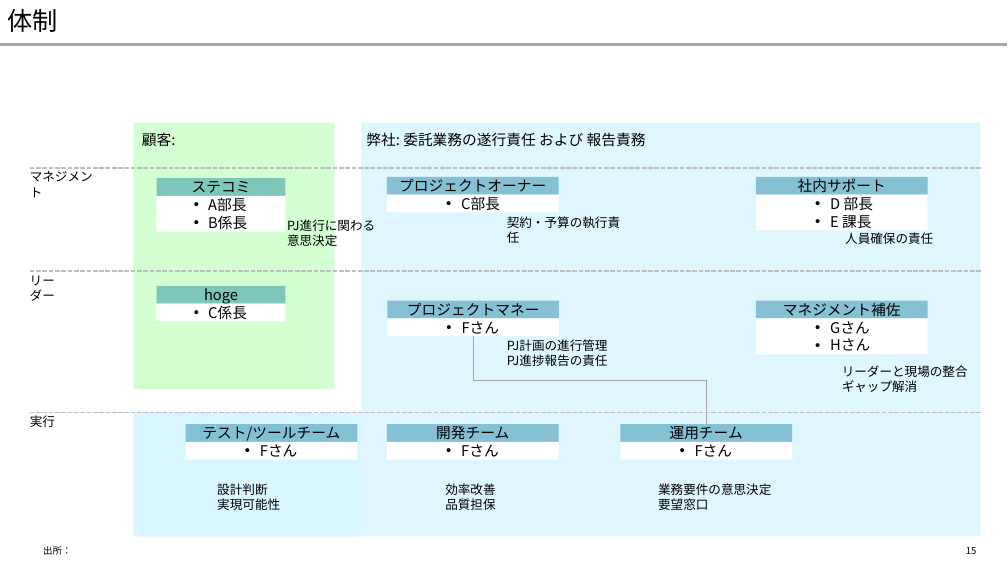
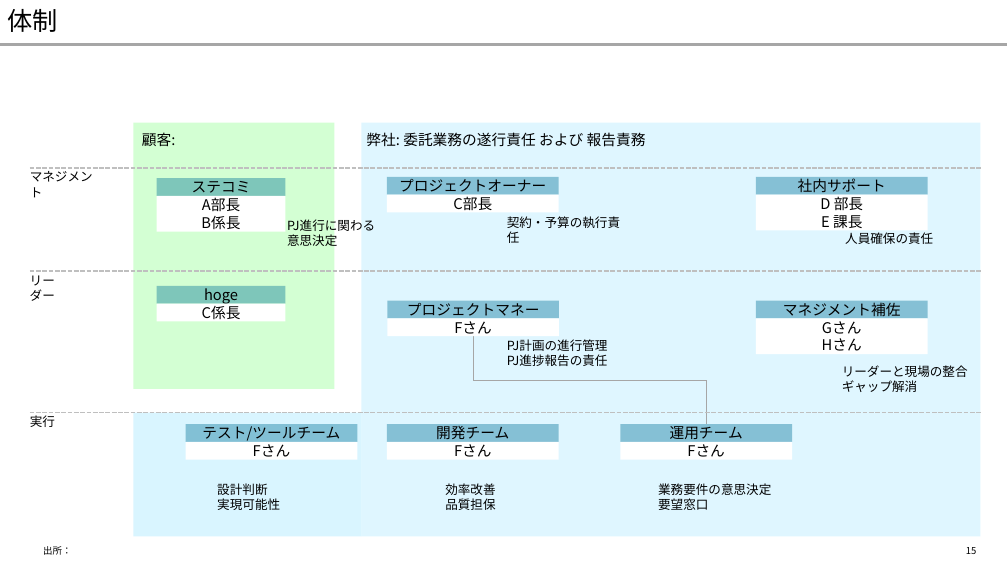
Before and after one commit to yuzucha16/dotfiles, a slide deck: slide 15 of office/Blank.potx. Drawn at 1008x567 pixels with LibreOffice and Linux fonts; fonts in the diff are those of the drawing. Boxes give left, top, right and bottom in pixels: in the first picture for what was removed or moved away, otherwise in the second. Text is boxed around its words. In the diff, an @@ line names an element or a change of style, - is before the commit and + after.

Commit message:
[pptx] base

```diff
--- a/office/Blank.potx
+++ b/office/Blank.potx
@@ alignment left to centre; bullet • to none in 9 elements at (387,195,559,213), (756,195,928,231), (756,318,928,354), (387,318,559,337), (387,442,559,461), (186,442,358,461), (621,442,792,461), (157,196,285,231), (157,304,285,322) @@
```
